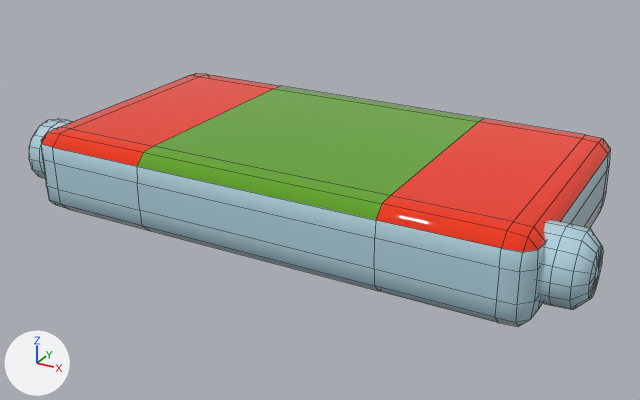
One commit to the FBX model Assets/Art/Models/Launch_Mechanism.fbx: the scene before it, then after it.
Rendered twice from a camera (50 mm lens) standing at (1.43, -2.3, 1.19) and looking at (0.01, 0.28, -0.1). Lighting does not change. The marker at lower left points along +X, +Y and +Z. Mesh edges are drawn as thin lines.

The first picture shows 'Launch_Mechanism'.
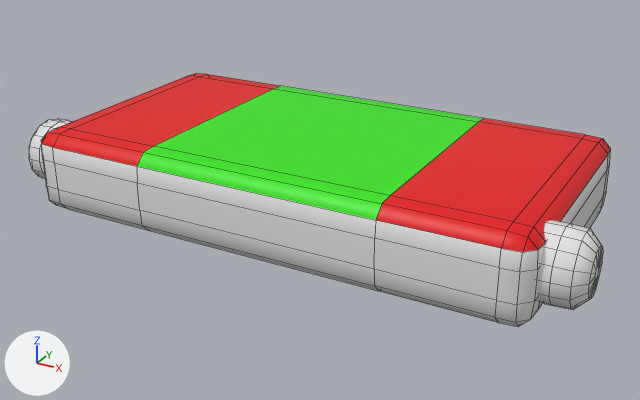
Commit message: Launch Mechanism Mat ID Revised

Where the newer file only moved an object's origin or applied its transform, the numbers keep the older frame.

The edits, one by one:
Material 'Color_01' (mat_color_01) is new.
Its base color is (0.8, 0.8, 0.8) (white #e7e7e7).
Its roughness is 0.0.
Material 'Color_02' (mat_color_02) is new.
Its base color is (0.8, 0.0, 0.00255) (red #e70008).
Material 'Color_03' (mat_color_03) is new.
Its base color is (0.0315, 0.8, 0.0) (green #32e700).
me_launch_mechanism has 256 vertices, 244 faces and spans x -1.05..1.05, y -0.17..0.8, z -0.16..0.14.
me_launch_mechanism is used by ob_launch_mechanism; location (0.0, 0.0, 0.0).
me_launch_mechanism part 1: 91 of the faces centred in x -1.05..-0.63, y -0.17..0.8, z -0.16..0.11 switch from mat_material (picture img_atlascolormap_png) to mat_color_01 (white #e7e7e7).
me_launch_mechanism part 2: 91 of the faces centred in x 0.63..1.05, y -0.17..0.8, z -0.16..0.11 switch from mat_material (picture img_atlascolormap_png) to mat_color_01 (white #e7e7e7).
me_launch_mechanism part 3: 27 of the faces centred in x 0.0, y -0.17..0.8, z -0.16..0.12 switch from mat_material (picture img_atlascolormap_png) to mat_color_01 (white #e7e7e7).
me_launch_mechanism part 4: all 15 faces centred in x -0.9..-0.63, y -0.15..0.78, z 0.11..0.14 switch from mat_material (picture img_atlascolormap_png) to mat_color_02 (red #e70008).
me_launch_mechanism part 5: all 15 faces centred in x 0.63..0.9, y -0.15..0.78, z 0.11..0.14 switch from mat_material (picture img_atlascolormap_png) to mat_color_02 (red #e70008).
me_launch_mechanism part 6: all 2 faces centred in x 0.0, y -0.15..-0.1, z 0.12..0.14 switch from mat_material (picture img_atlascolormap_png) to mat_color_03 (green #32e700).
me_launch_mechanism part 7: all 2 faces centred in x 0.0, y 0.73..0.78, z 0.12..0.14 switch from mat_material (picture img_atlascolormap_png) to mat_color_03 (green #32e700).
me_launch_mechanism part 8: the 1 face centred in x 0.0, y 0.31, z 0.14 switches from mat_material (picture img_atlascolormap_png) to mat_color_03 (green #32e700).

Pixel boxes [x1, y1, x2, y2] of what changed, in the pictures (640 x 400 px):
part 1 of me_launch_mechanism, recoloured (cyan to grey): [29, 119, 148, 230] in both
part 2 of me_launch_mechanism, recoloured (cyan to grey): [374, 150, 611, 327] in both
part 3 of me_launch_mechanism, recoloured (cyan to grey): [40, 120, 570, 306] in both
part 4 of me_launch_mechanism, recoloured: [41, 73, 279, 166] in both
part 5 of me_launch_mechanism, recoloured: [376, 118, 611, 252] in both
part 6 of me_launch_mechanism, recoloured: [137, 146, 389, 220] in both
part 7 of me_launch_mechanism, recoloured: [274, 86, 484, 122] in both
part 8 of me_launch_mechanism, recoloured: [155, 89, 478, 196] in both
